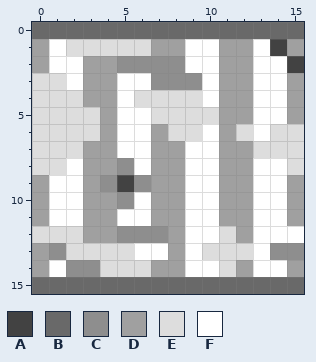
Two states of a pixel-art file, Assets/Sprites/Game/Floors/Tile_Wall_School_Top.aseprite. That is the earlier state.
16x16 pixels, 1 frame. Colours within 5 levels of each other are drawn and written as one.
Palette (. is transparent): A #424242  B #696969  C #8e8e8e  D #a0a0a0  E #dddddd  F #ffffff
Pixels before, first column x 0:
 0 BBBBBBBBBBBBBBBB
 1 DFEEEEEDDFFDDFAD
 2 DFFDDCCCCFFDDFFA
 3 EEFDDFFCCCFDDFFD
 4 EEEDDFEEEEFDDFFD
 5 EEEEDFFEEEEDDFFD
 6 EEEEDFFDEEFDEFEE
 7 EEEDDFFDDFFDDEEE
 8 EEFDDCFDDFFDDFFE
 9 DFFDCACDDFFDDFFD
10 DFFDDCFDDFFDDFFD
11 DFFDDFFDDFFDDFFD
12 EEEDDCCCDFFEDFFF
13 DCEEEEFFDFEEEFCC
14 DFCCEEEDDFFEDFFD
15 BBBBBBBBBBBBBBBB
After the commit:
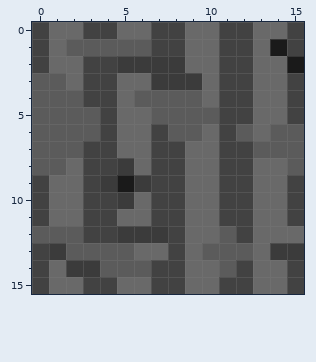
What changed:
Colour A changes from #424242 to #1a1a1a.
Colour C changes from #8e8e8e to #3b3b3b.
Colour D changes from #a0a0a0 to #424242.
Colour E changes from #dddddd to #5b5b5b.
The edit turns colour F into colour B in row 1 at x 1, 9 to 10 and 13; in row 2 at x 1 to 2, 9 to 10 and 13 to 14; in row 3 at x 2, 5 to 6, 10 and 13 to 14; in row 4 at x 5, 10 and 13 to 14; in row 5 at x 5 to 6 and 13 to 14; in row 6 at x 5 to 6, 10 and 13.
The edit turns colour F into colour B in row 7 at x 5 to 6 and 9 to 10; in row 8 at x 2, 6, 9 to 10 and 13 to 14; in row 9 at x 1 to 2, 9 to 10 and 13 to 14; in row 10 at x 1 to 2, 6, 9 to 10 and 13 to 14; in row 11 at x 1 to 2, 5 to 6, 9 to 10 and 13 to 14; in row 12 at x 9 to 10 and 13 to 15.
The edit turns colour F into colour B in row 13 at x 6 to 7, 9 and 13; in row 14 at x 1, 9 to 10 and 13 to 14.
The edit turns colour B into colour D in row 0 at x 0, 3 to 4, 7 to 8, 11 to 12 and 15; in row 15 at x 0, 3 to 4, 7 to 8, 11 to 12 and 15.
